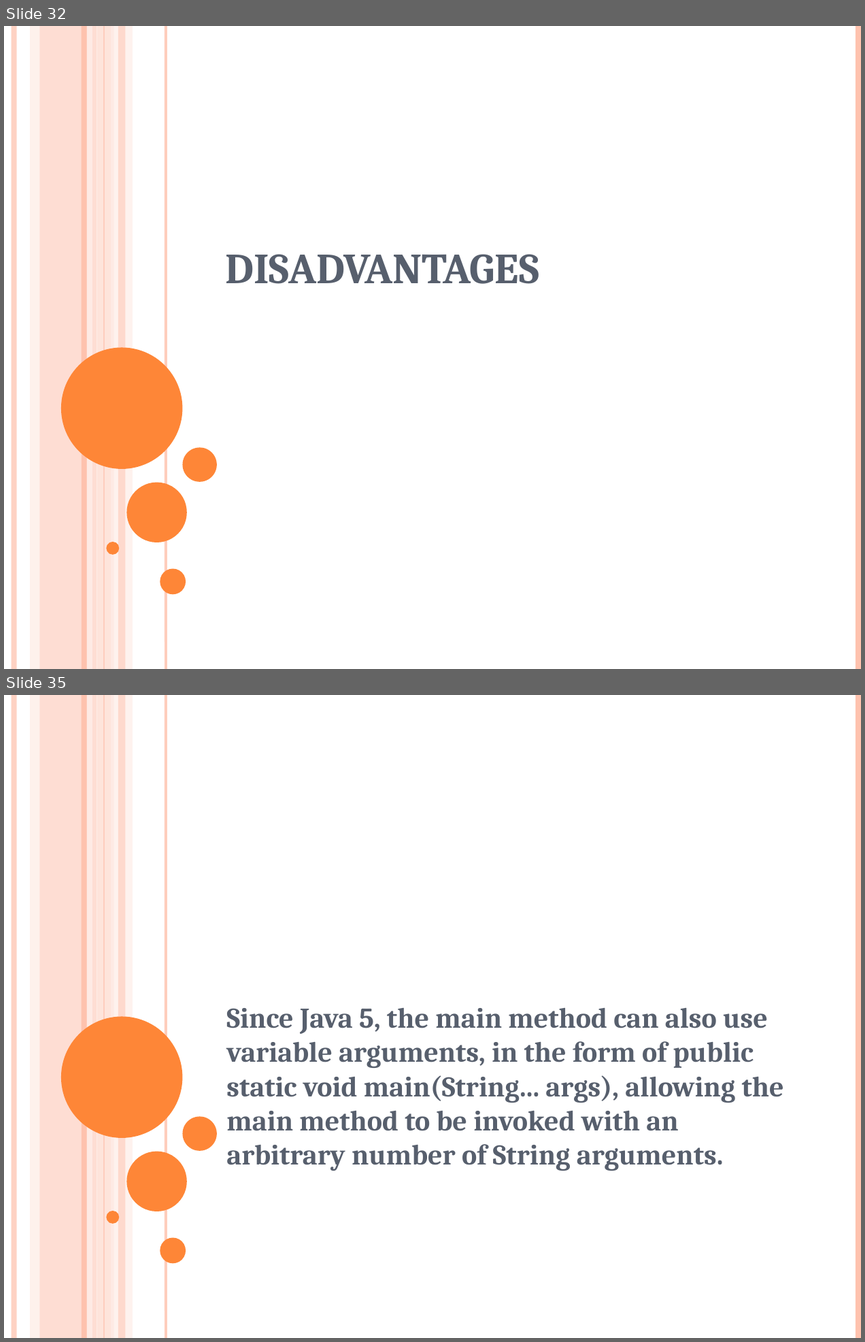
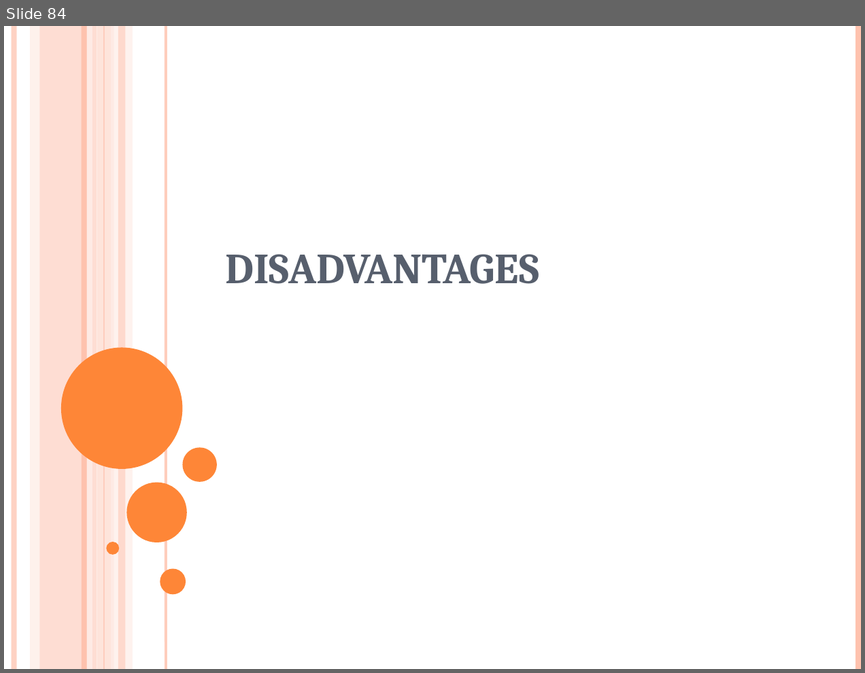
Before and after one commit to surabhi5/instant-ppt, a slide deck: output.pptx. Shown one above the other, each under a label of ours: slides 32 and 35 before the commit, slide 84 after it; the slides between them are not shown. The pictures are 865x1342 and 865x673 pixels, drawn with LibreOffice and Linux fonts; fonts in the diff are those of the drawing. Boxes give left, top, right and bottom in pixels: in the first picture for what was removed or moved away, otherwise in the second. Text is boxed around its words. In the diff, an @@ line names an element or a change of style, - is before the commit and + after.

```diff
--- a/output.pptx
+++ b/output.pptx
@@ slide 35 removed at [4, 695, 861, 1338], background #FFFFFF; not listed: 16 template elements that a slide beside it also shows @@
@@ subtitle removed at [226, 1008, 784, 1170] @@
-Since Java 5, the main method can also use variable arguments, in the form of public static void main(String... args), allowing the main method to be invoked with an arbitrary number of String arguments.
@@ what was slide 32 is now slide 84 @@
```
Also in this commit, not shown: 2 slides changed, 81 slides added, 30 other slides removed, 6 other files.
